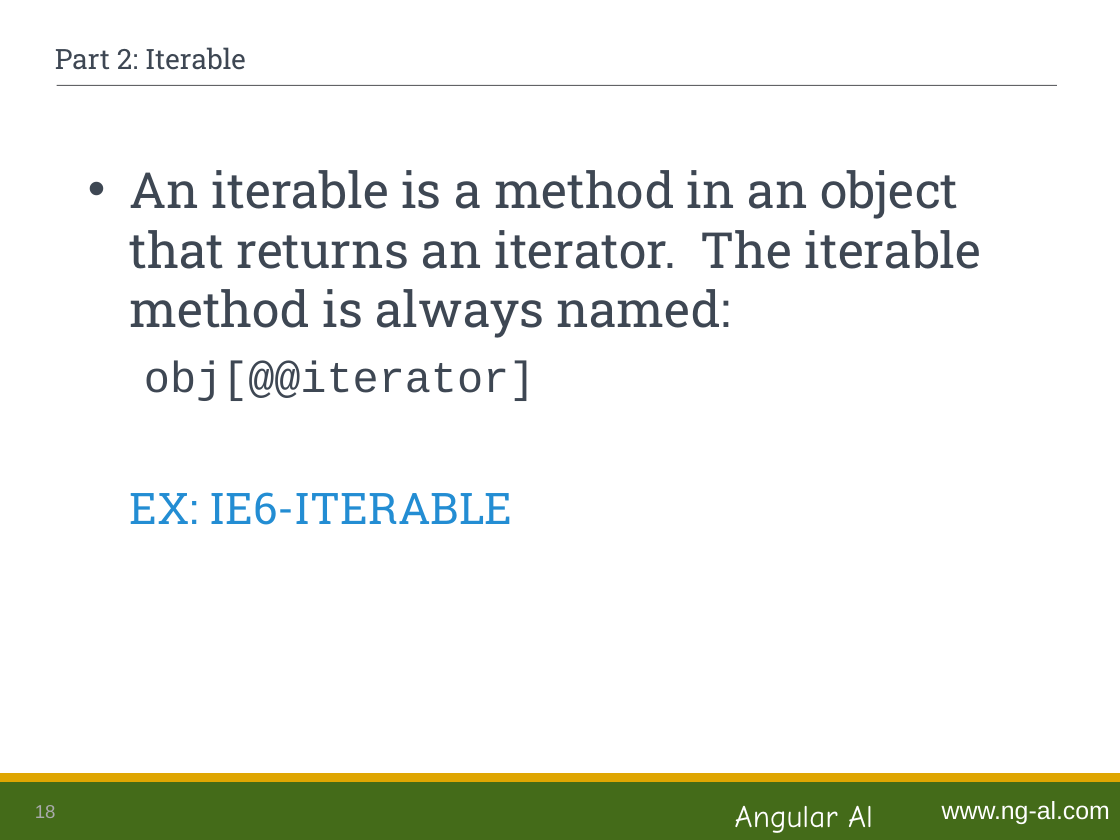
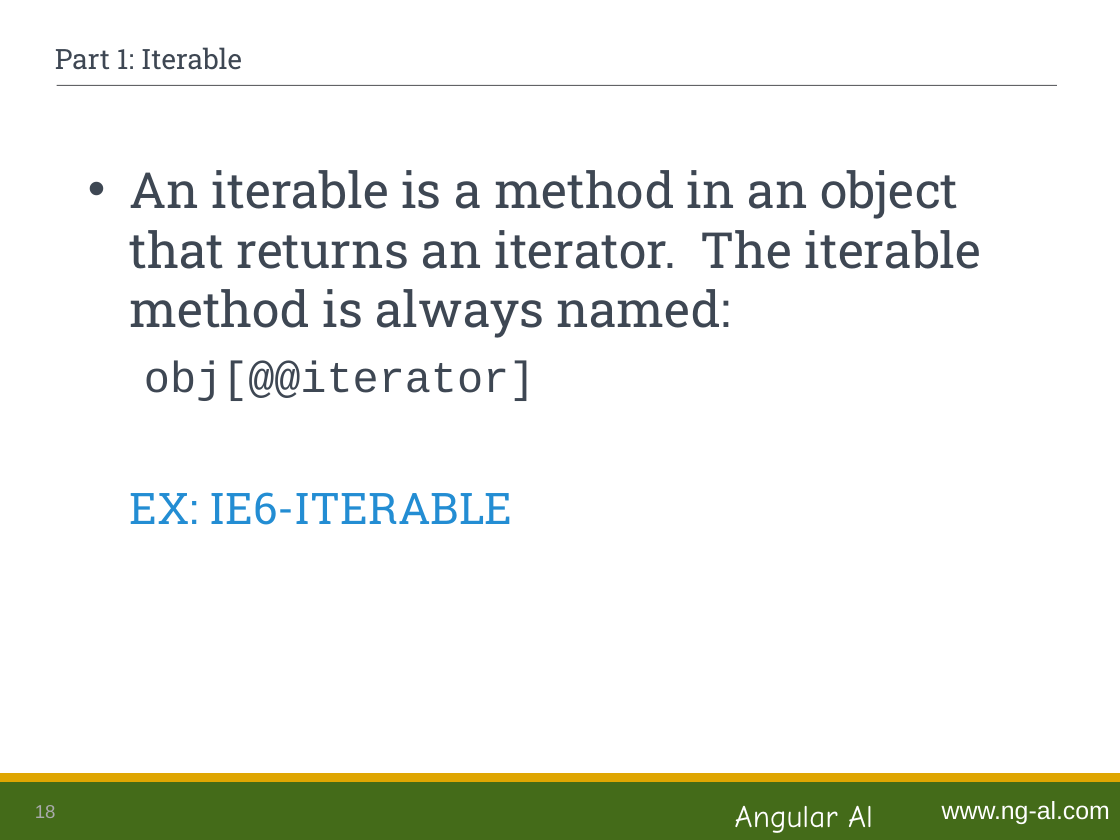
Before and after one commit to ng-al/es6-Intro, a slide deck: slide 18 of es6_Intro.ppt. Drawn at 1120x840 pixels with LibreOffice and Linux fonts; fonts in the diff are those of the drawing. Boxes give left, top, right and bottom in pixels: in the first picture for what was removed or moved away, otherwise in the second. Text is boxed around its words. In the diff, an @@ line names an element or a change of style, - is before the commit and + after.

Commit message:
Updated slides for part 1, added this examples

```diff
--- a/es6_Intro.ppt
+++ b/es6_Intro.ppt
@@ title at [55,47,242,70]: text changed @@
-Part 2: Iterable
+Part 1: Iterable
```
Also in this commit, not shown: 8 other slides changed, 2 slides added, 4 other files.
